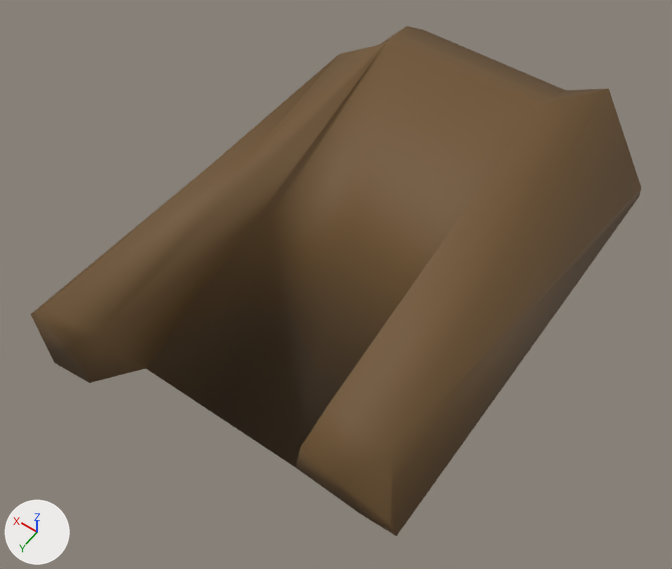
Two versions of the FBX model Assets/Imports/ramp.fbx, one commit apart.
Camera for both pictures: a 50 mm lens placed at (-3.81, 4.24, 8.38), pointed at (-0.09, -0.97, 0.19). The axes (+X, +Y, +Z) are drawn at lower left. The lights are the same throughout. Vertices at the same position are counted once.

Names of what the first picture shows: 'Ramp'.
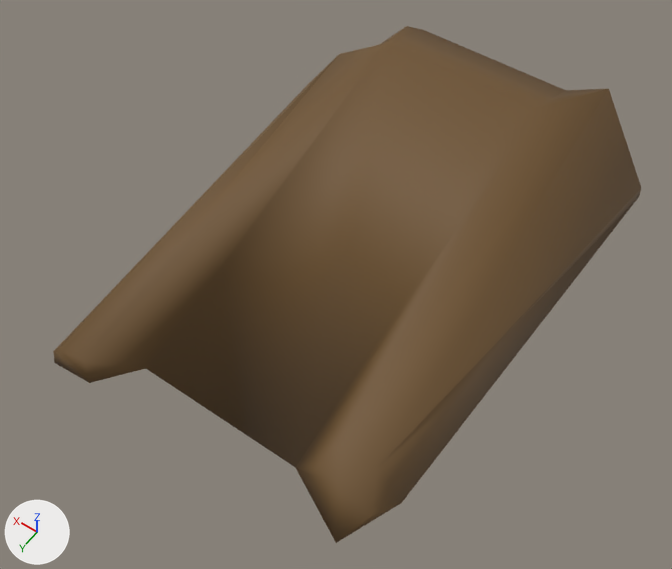
Where the newer file only moved an object's origin or applied its transform, the numbers keep the older frame.

Boxes [x1, y1, x2, y2] around the edits, measured in the pictures (672 x 569 px; the box of a moved part takes in the faces that stretch with it):
'Ramp', reshaped: before [31, 26, 641, 536]; after [53, 26, 641, 543]
part 1 of me_cube_002, moved or reshaped: before [295, 89, 641, 536]; after [295, 89, 641, 543]
part 2 of me_cube_002, moved or reshaped: before [31, 43, 386, 383]; after [53, 43, 386, 383]

Edits to the bpy script that builds the scene:
```text
Change me_cube_002:
    where me_cube_002.from_pydata(...)  # 31 vertices, 58 faces; spans x -2.23..2.29, y -4.4..1.44, z -1.23..0.42
    used by ob_ramp; location = (0.0, 0.0, 0.98)
    me_cube_002 part 1
    me_cube_002.vertices[4].co: (-1.76, 1.0, -1.08) -> (-1.76, 1.38, -1.08)  # pixel (358, 512) -> pixel (336, 543)
    me_cube_002.vertices[9].co: (-2.2, 1.0, -1.04) -> (-2.05, 0.69, -1.04)  # pixel (396, 536) -> pixel (401, 503)
    me_cube_002.vertices[26].co: (-1.48, 1.0, -0.66) -> (-1.5, 0.98, -0.85)  # pixel (334, 477) -> pixel (337, 485)
    me_cube_002.vertices[27].co: (-1.16, 0.64, -0.11) -> (-1.29, 0.64, -0.66)  # pixel (328, 404) -> pixel (340, 440)
    me_cube_002.vertices[28].co: (-1.08, 1.0, -0.5) -> (-1.24, 0.95, -0.82)  # pixel (300, 447) -> pixel (317, 468)
    me_cube_002.vertices[29].co: (-1.83, 0.59, -0.43) -> (-1.72, 0.65, -0.76)  # pixel (391, 453) -> pixel (376, 468)
    me_cube_002.vertices[30].co: (-2.1, 0.99, -0.89) -> (-1.9, 1.0, -0.98)  # pixel (389, 523) -> pixel (370, 515)
    me_cube_002 part 2
    me_cube_002.vertices[12].co: (2.06, 1.44, -0.37) -> (1.97, 1.42, -1.01)  # pixel (30, 314) -> pixel (53, 351)
    me_cube_002.vertices[20].co: (1.24, 1.25, -0.25) -> (1.59, 1.33, -0.95)  # pixel (98, 333) -> pixel (83, 360)
    me_cube_002.vertices[21].co: (1.72, 1.44, 0.0) -> (1.81, 1.42, -0.84)  # pixel (44, 308) -> pixel (59, 349)
    me_cube_002.vertices[22].co: (1.43, 1.44, -0.26) -> (1.67, 1.42, -0.96)  # pixel (72, 337) -> pixel (71, 362)
```
